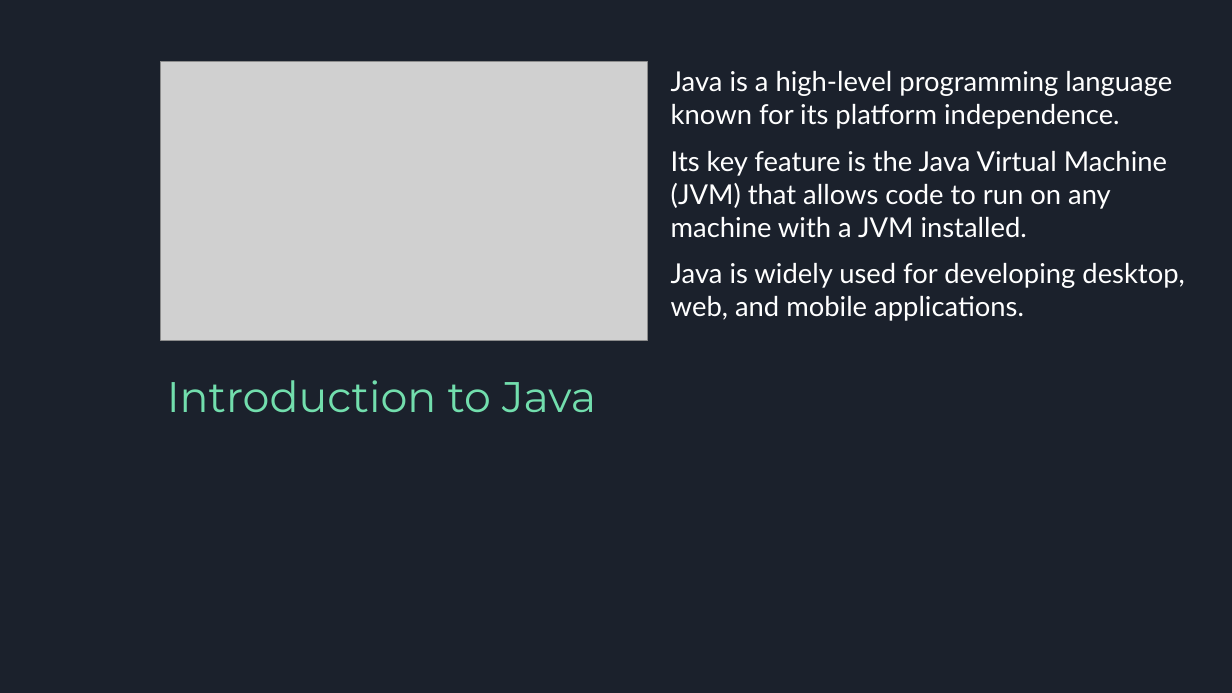
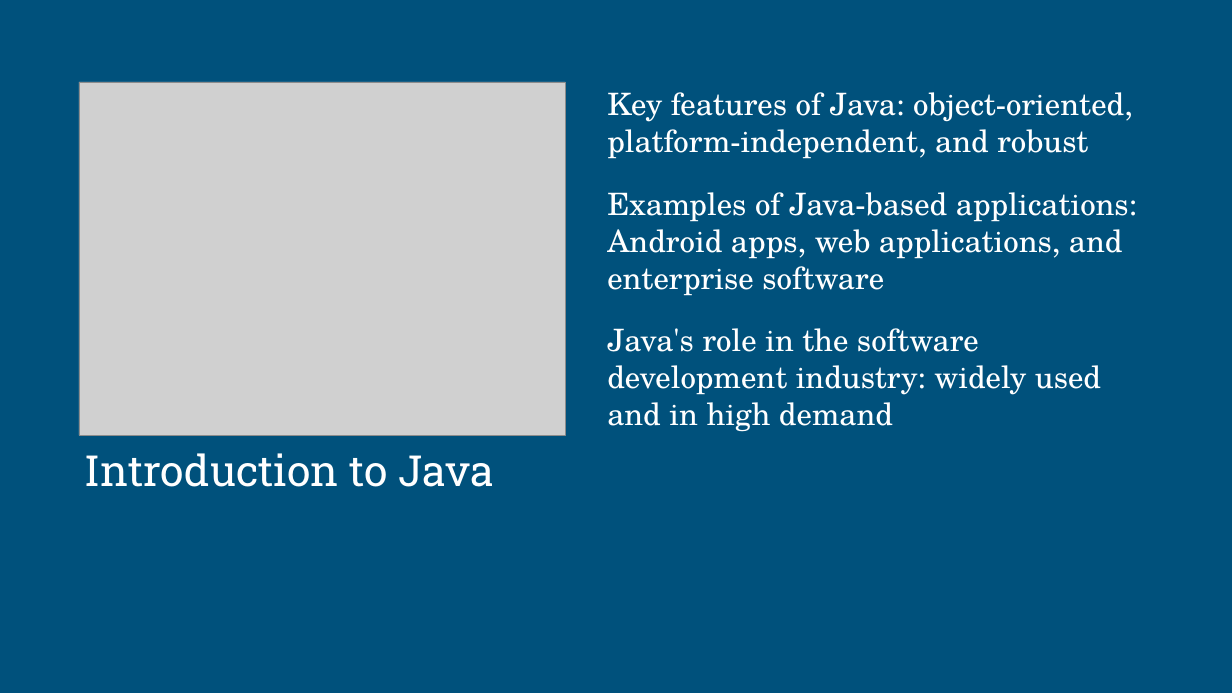
Before and after one commit to ritchelmendaros/2324-appdev-sem1-f2-07, a slide deck: slide 2 of generated/generated_presentation.pptx. Drawn at 1232x693 pixels with LibreOffice and Linux fonts; fonts in the diff are those of the drawing; grey boxes stand for pictures. Boxes give left, top, right and bottom in pixels: in the first picture for what was removed or moved away, otherwise in the second. Text is boxed around its words. In the diff, an @@ line names an element or a change of style, - is before the commit and + after.

```diff
--- a/generated/generated_presentation.pptx
+++ b/generated/generated_presentation.pptx
@@ background #1B212C to #00517C @@
@@ picture: place and size @@
-picture at box(161, 62, 647, 340)
+picture at box(79, 82, 565, 436)
@@ text at box(607, 92, 1137, 432): text changed; size 32 to 36 pt; font Lato to TeX Gyre Schola @@
-Java is a high-level programming language known for its platform independence.
-Its key feature is the Java Virtual Machine (JVM) that allows code to run on any machine with a JVM installed.
-Java is widely used for developing desktop, web, and mobile applications.
+Key features of Java: object-oriented, platform-independent, and robust
+Examples of Java-based applications: Android apps, web applications, and enterprise software
+Java's role in the software development industry: widely used and in high demand
@@ text "Introduction to Java": place and size @@
-text "Introduction to Java" at box(167, 380, 596, 413)
+text "Introduction to Java" at box(85, 453, 494, 487)
@@ text "Introduction to Java" at box(85, 453, 494, 487): font Montserrat to Roboto Slab, text colour #72DEAD to #FFFFFF @@
```
Also in this commit, not shown: 1 other slide changed, 3 slides added, 3 slides removed, 6 other files.
